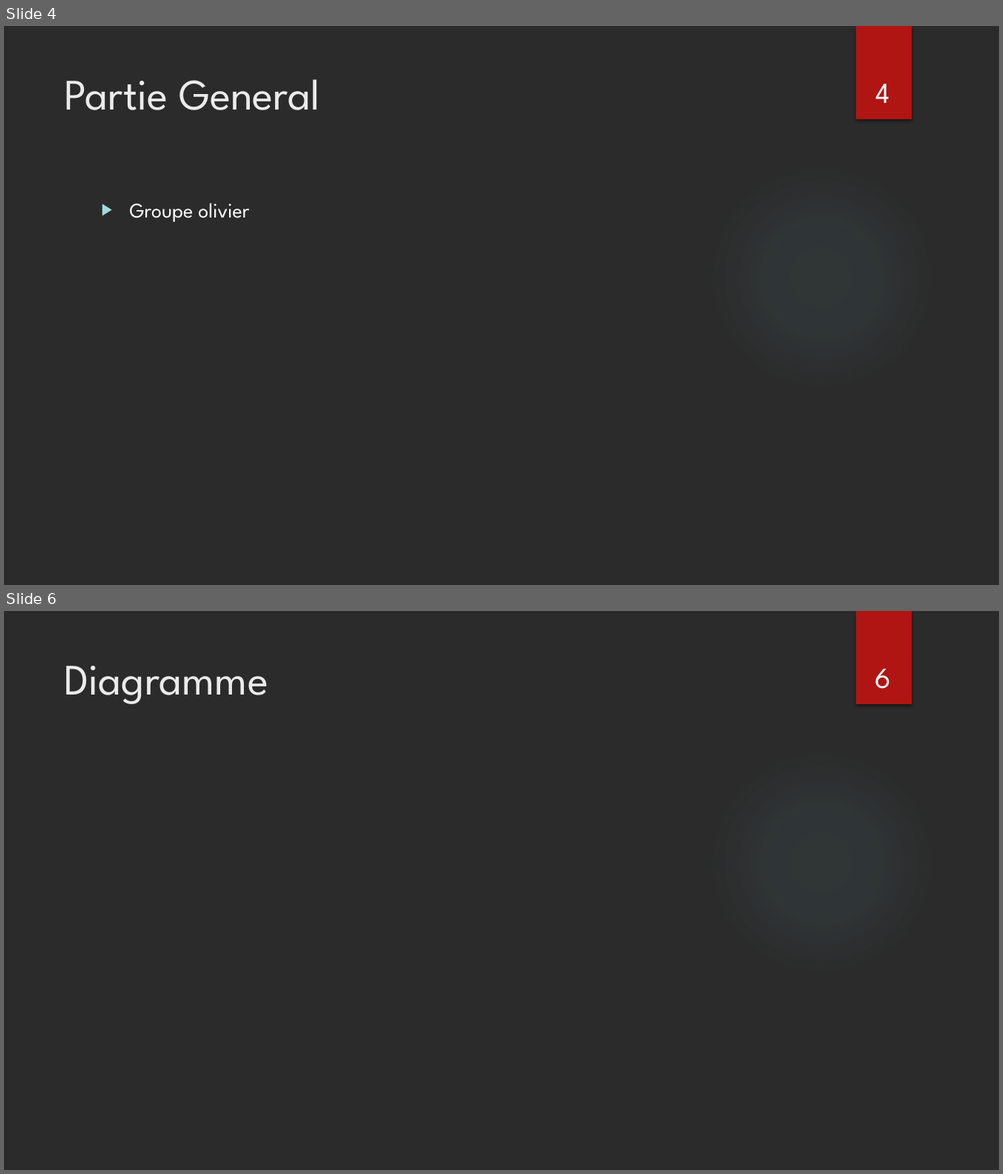
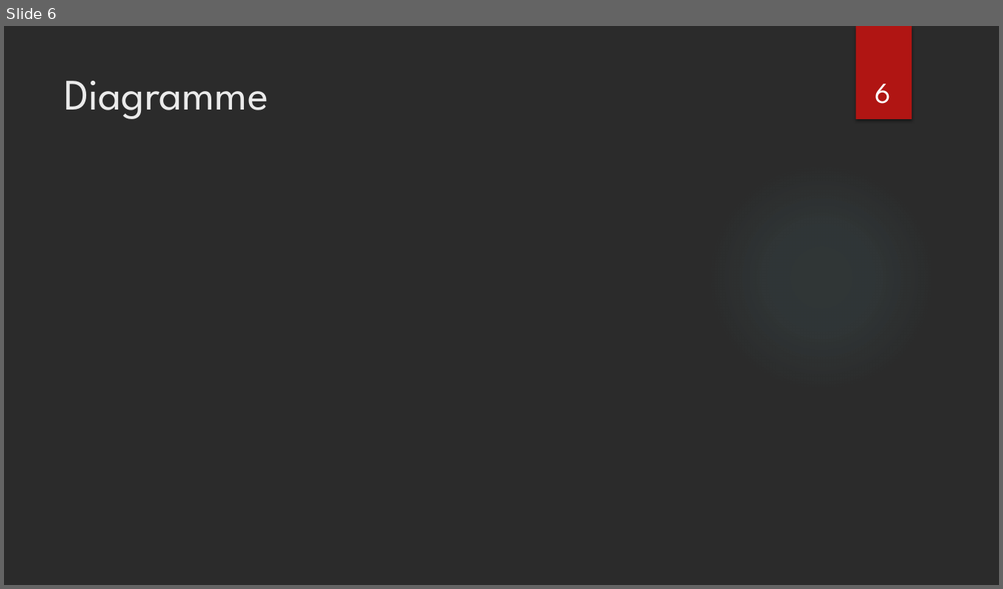
Before and after one commit to lucasminaud/projet_sfl5_serre_automatique, a slide deck: Partie personnelle Lucas MINAUD/revue/Projet SFL5 revue 2.pptx. Shown one above the other, each under a label of ours: slides 4 and 6 before the commit, slide 6 after it; the slides between them are not shown. The pictures are 1003x1174 and 1003x589 pixels, drawn with LibreOffice and Linux fonts; fonts in the diff are those of the drawing; background and template pictures are left out; a plain dark background stands for a picture behind light text. Boxes give left, top, right and bottom in pixels: in the first picture for what was removed or moved away, otherwise in the second. Text is boxed around its words. In the diff, an @@ line names an element or a change of style, - is before the commit and + after.

```diff
--- a/Partie personnelle Lucas MINAUD/revue/Projet SFL5 revue 2.pptx
+++ b/Partie personnelle Lucas MINAUD/revue/Projet SFL5 revue 2.pptx
@@ slide 4 removed at [4,26,999,585], background picture (left out); not listed: 2 template elements that a slide beside it also shows @@
@@ title removed at [64,79,320,110] @@
-Partie General
@@ page number removed at [876,84,890,103] @@
-4
@@ text removed at [130,203,249,222] @@
-▶ Groupe olivier
```
Also in this commit, not shown: 3 slides changed, 2 slides added, 1 other slide removed, 1 other file.
